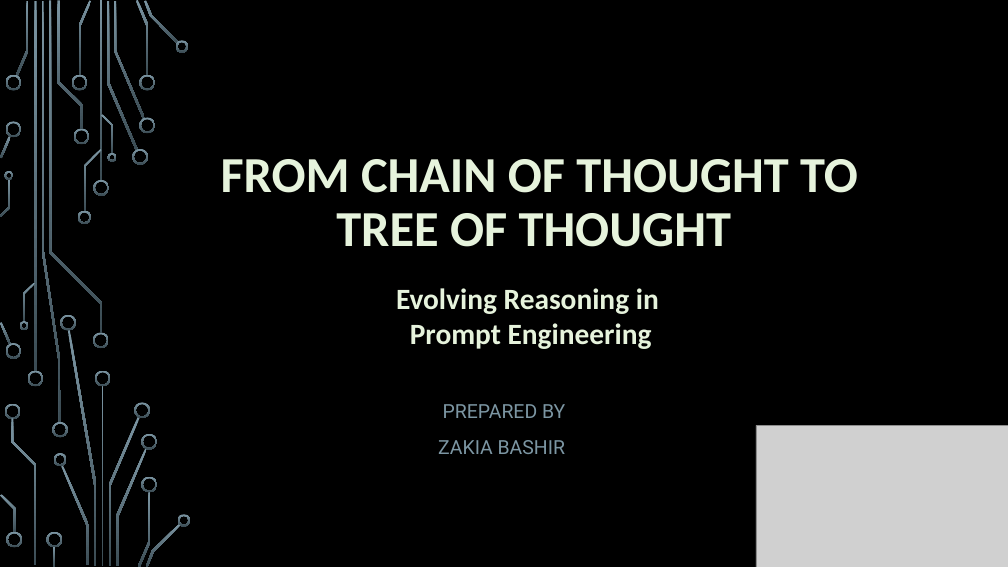
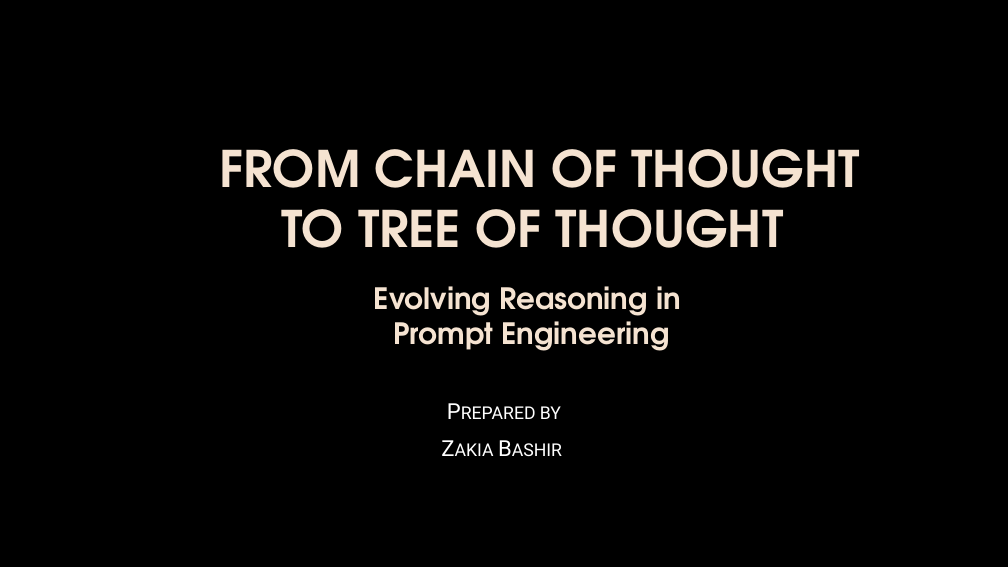
Before and after one commit to zakiabashir/quarter4-data, a slide deck: slide 1 of class_assign/assign1_COT_TOT.pptx. Drawn at 1008x567 pixels with LibreOffice and Linux fonts; fonts in the diff are those of the drawing; grey boxes stand for pictures; background and template pictures are left out. Boxes give left, top, right and bottom in pixels: in the first picture for what was removed or moved away, otherwise in the second. Text is boxed around its words. In the diff, an @@ line names an element or a change of style, - is before the commit and + after.

```diff
--- a/class_assign/assign1_COT_TOT.pptx
+++ b/class_assign/assign1_COT_TOT.pptx
@@ title "FROM CHAIN OF THOUGHT TO ..." at box(220, 149, 860, 248): font Calibri to TeX Gyre Adventor, text colour #E6F3DC to #F5E3D1; line spacing 0.9 to 1 @@
@@ text "Evolving Reasoning in Prompt Engineering" at box(374, 286, 681, 351): font Calibri to TeX Gyre Adventor, text colour #E6F3DC to #F5E3D1 @@
@@ subtitle at box(540, 406, 561, 419): text changed; size 18.5 to 21 pt; text colour #7C96A3 to gradient #FFFFFF to #BFBFBF @@
-PREPARED BY
-ZAKIA BASHIR
+Prepared by
+Zakia Bashir
@@ group removed at box(0, 0, 191, 567): 50 freeform shapes, 4 rectangles @@
@@ picture removed at box(756, 425, 1008, 567) @@
```
Also in this commit, not shown: 13 other slides changed, 59 other files.
